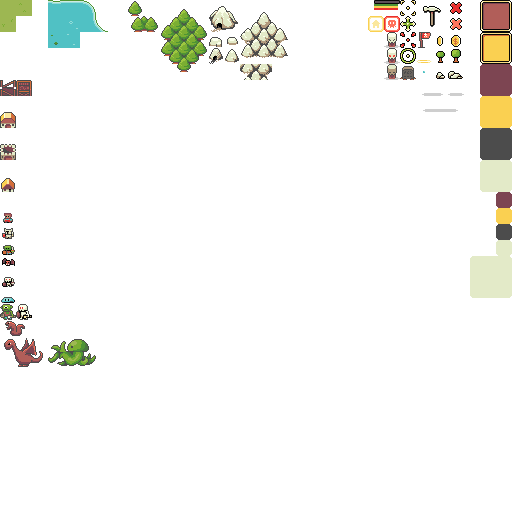
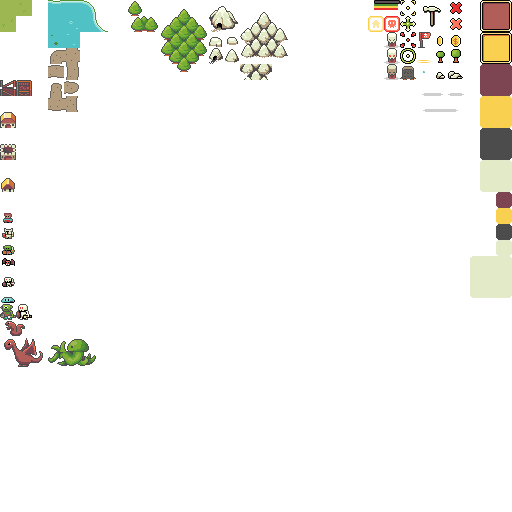
Layered file, before and after one edit (512 × 512). Changes by layer:
added layer "roads" in group "tiles" over [left=48, top=48, right=80, bottom=112]
